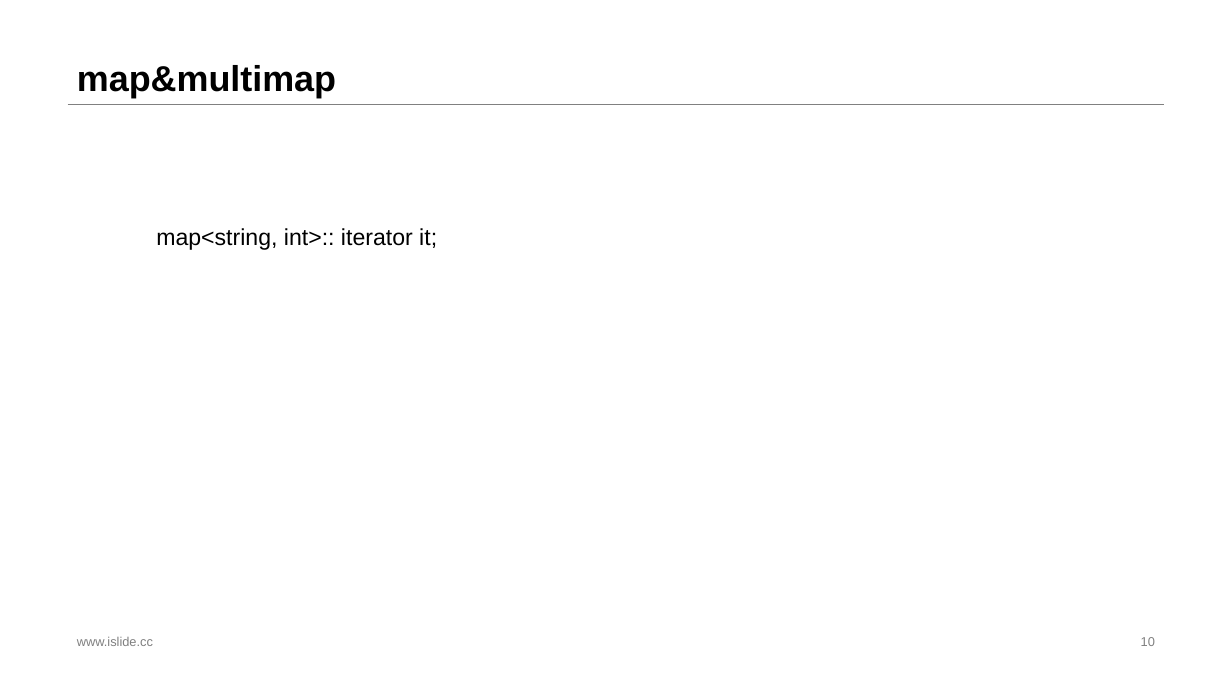
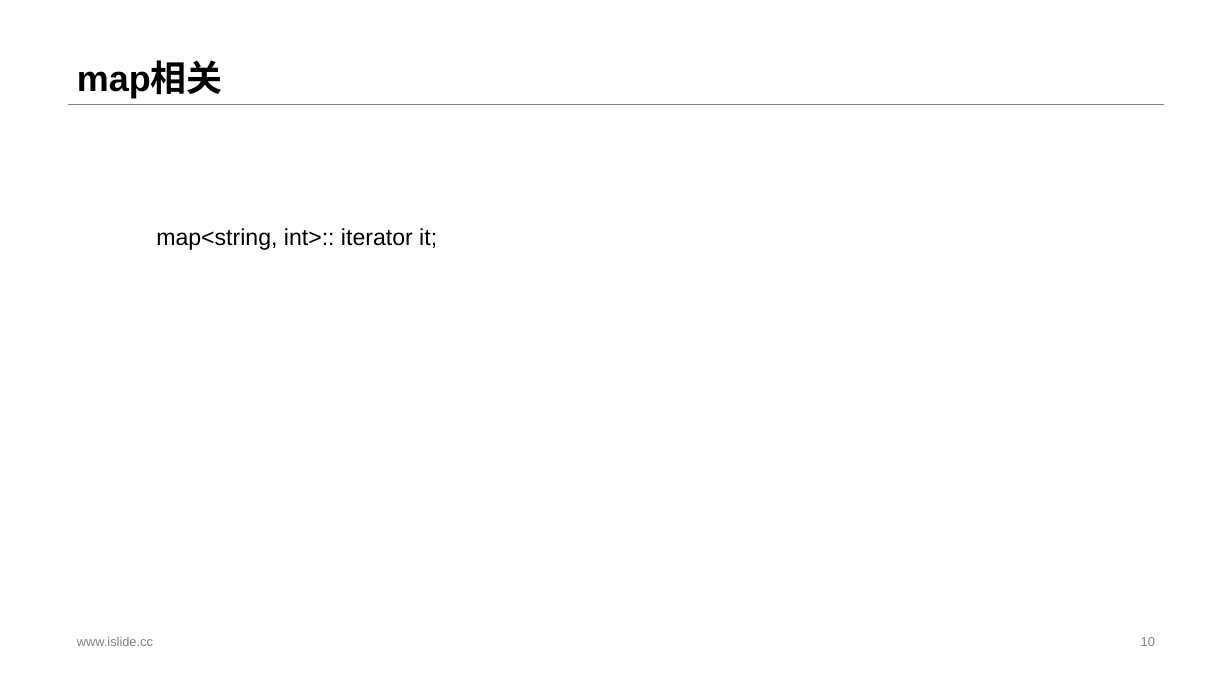
Before and after one commit to Cwolf9/Cwolf9_code_lib-ACM, a slide deck: slide 10 of stl讲解_dp入门.pptx. Drawn at 1232x693 pixels with LibreOffice and Linux fonts; fonts in the diff are those of the drawing. Boxes give left, top, right and bottom in pixels: in the first picture for what was removed or moved away, otherwise in the second. Text is boxed around its words. In the diff, an @@ line names an element or a change of style, - is before the commit and + after.

```diff
--- a/stl讲解_dp入门.pptx
+++ b/stl讲解_dp入门.pptx
@@ title at <box>77,63,223,98</box>: text changed @@
-map&multimap
+map相关
```
Also in this commit, not shown: 2 other slides changed, 19 other files.
